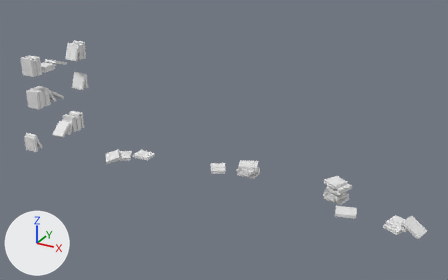
An edit to the FBX model Assets/fbx/props/books in table/books_in_table.fbx, drawn before and after from the same camera.
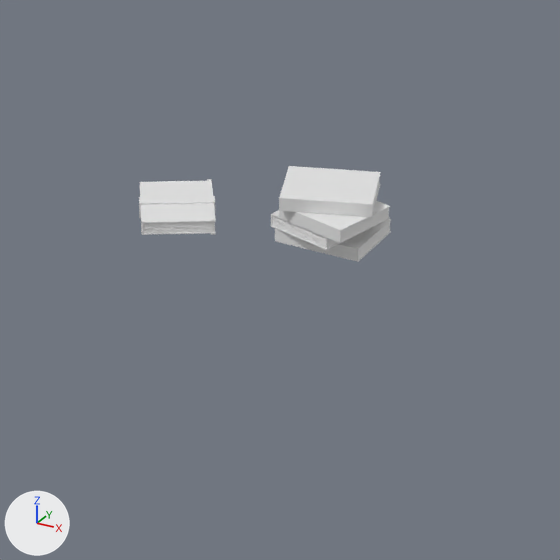
The first picture shows the older version from a 50 mm camera at (1.92, -3.16, 4.93) aimed at (-1.67, 3.37, 1.66). The close-ups show both versions on the part from 41% to 66% of the width and 45% to 85% of the height of that picture; other places that the commit changed are outside them. The lights are fixed; the arrows at lower left show +X, +Y and +Z. Where no turn or scale is listed for an object, it has been applied to the vertices.

Objects in the first close-up: 'book', 'book.001', 'book.002', 'book.003', 'book.004'.
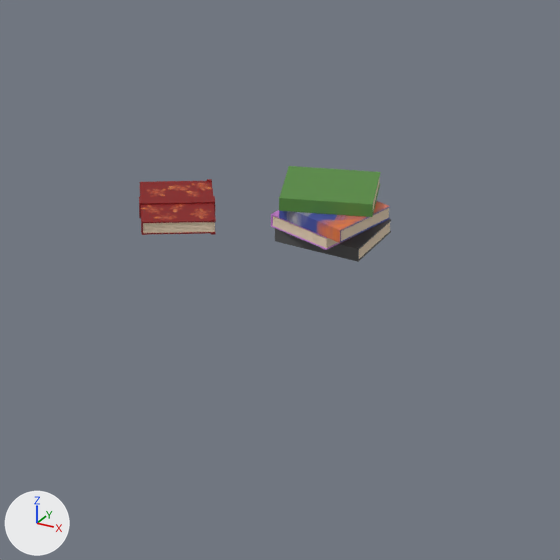
Where the newer file only moved an object's origin or applied its transform, the numbers keep the older frame.

The change, as a list of edits to the scene's bpy script:
```text
Add img_defaultmaterial_normal_opengl_jpg:
    img_defaultmaterial_normal_opengl_jpg = load_image('DefaultMaterial_Normal_OpenGL.jpg', '../books in bookshelf/textures/DefaultMaterial_Normal_OpenGL.jpg', 4096, 4096, 'Non-Color')
Add img_defaultmaterial_base_color_jpg:
    img_defaultmaterial_base_color_jpg = load_image('DefaultMaterial_Base_color.jpg', '../books in bookshelf/textures/DefaultMaterial_Base_color.jpg', 4096, 4096, 'sRGB')
Add img_defaultmaterial_roughness_jpg:
    img_defaultmaterial_roughness_jpg = load_image('DefaultMaterial_Roughness.jpg', '../books in bookshelf/textures/DefaultMaterial_Roughness.jpg', 4096, 4096, 'Non-Color')
Add img_defaultmaterial_metallic_jpg:
    img_defaultmaterial_metallic_jpg = load_image('DefaultMaterial_Metallic.jpg', '../books in bookshelf/textures/DefaultMaterial_Metallic.jpg', 4096, 4096, 'Non-Color')
Add mat_book:
    mat_book = bpy.data.materials.new('Book')
    # uses the picture img_defaultmaterial_base_color_jpg
    # uses the picture img_defaultmaterial_metallic_jpg
    # uses the picture img_defaultmaterial_normal_opengl_jpg
    # uses the picture img_defaultmaterial_roughness_jpg
Change me_cube_118:
    where me_cube_118.from_pydata(...)  # 96 vertices, 94 faces; spans x -1.564..-1.314, y 3.557..3.757, z 1.088..1.125
    add me_cube_118.materials.append(mat_book)
Change me_cube_116:
    where me_cube_116.from_pydata(...)  # 96 vertices, 94 faces; spans x -1.579..-1.321, y 3.511..3.804, z 1.126..1.164
    add me_cube_116.materials.append(mat_book)
Change me_cube_120:
    where me_cube_120.from_pydata(...)  # 96 vertices, 94 faces; spans x -1.602..-1.299, y 3.521..3.794, z 1.202..1.24
    add me_cube_120.materials.append(mat_book)
Change me_cube_117:
    where me_cube_117.from_pydata(...)  # 96 vertices, 94 faces; spans x -1.549..-1.287, y 3.497..3.746, z 1.164..1.202
    add me_cube_117.materials.append(mat_book)
Change me_cube_119:
    where me_cube_119.from_pydata(...)  # 220 vertices, 215 faces; spans x -2.024..-1.723, y 3.413..3.732, z 1.086..1.132
    add me_cube_119.materials.append(mat_book)
```

Changed parts and their boxes (x1, y1, x2, y2) in the close-ups (560 x 560 px):
'book.004', recoloured (white to green)
    both: (279, 166, 381, 217)
'book.003', recoloured
    both: (139, 179, 216, 235)
'book.001', recoloured
    both: (279, 201, 390, 243)
'book.002', recoloured (grey to black)
    both: (275, 219, 391, 262)
'book', recoloured (grey to beige)
    both: (271, 210, 339, 250)
